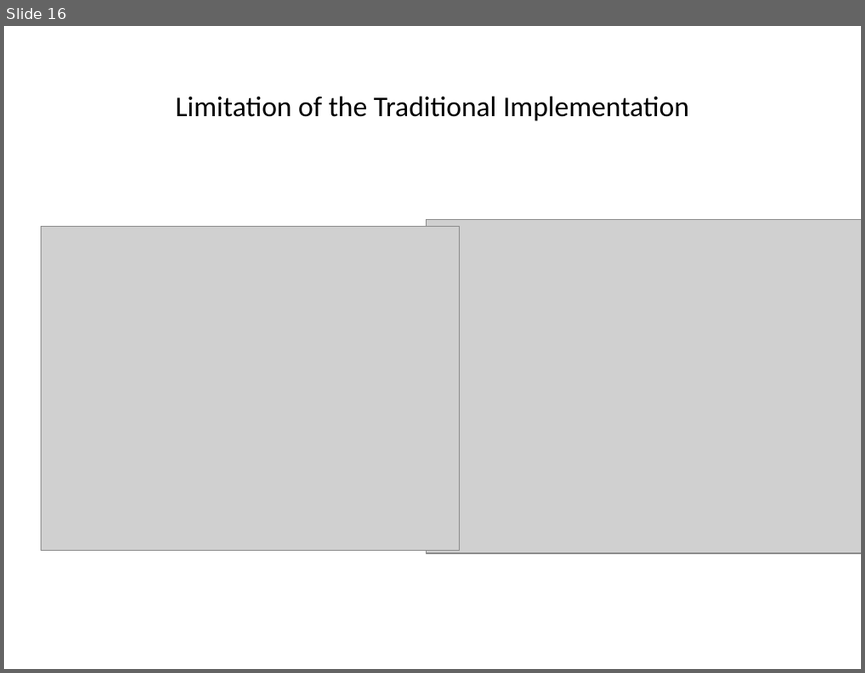
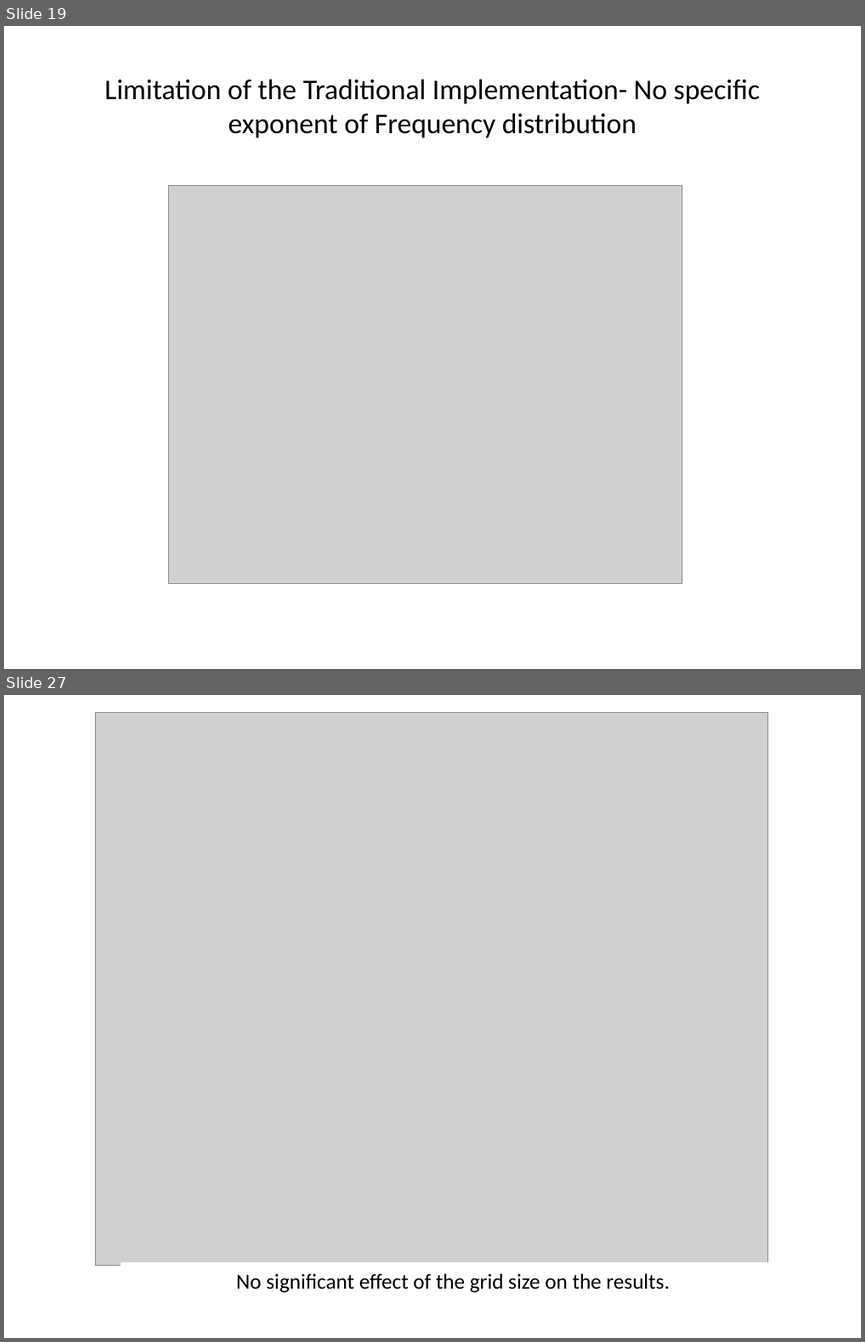
Before and after one commit to wildmic/Forest-Fire-SOC, a slide deck: presentation/SOC.pptx. Shown one above the other, each under a label of ours: slide 16 before the commit, slides 19 and 27 after it; the slides between them are not shown. The pictures are 865x673 and 865x1342 pixels, drawn with LibreOffice and Linux fonts; fonts in the diff are those of the drawing; grey boxes stand for pictures. Boxes give left, top, right and bottom in pixels: in the first picture for what was removed or moved away, otherwise in the second. Text is boxed around its words. In the diff, an @@ line names an element or a change of style, - is before the commit and + after.

```diff
--- a/presentation/SOC.pptx
+++ b/presentation/SOC.pptx
@@ slide 27 added at [4, 695, 861, 1338], background #FFFFFF @@
@@ picture added at [95, 713, 767, 1265] @@
@@ rectangle added at [122, 1264, 784, 1299], fill #FFFFFF, outline #FFFFFF 2 pt, 18 pt, text #000000 @@
+No significant effect of the grid size on the results.
@@ what was slide 16 is now slide 19 @@
@@ slide 19 changed as well @@
@@ title at [104, 79, 760, 138]: text changed @@
-Limitation of the Traditional Implementation
+Limitation of the Traditional Implementation- No specific exponent of Frequency distribution
@@ picture: place and size @@
-picture at [41, 226, 459, 550]
+picture at [169, 185, 681, 584]
@@ picture removed at [426, 219, 861, 553] @@
```
Also in this commit, not shown: 6 other slides changed, 11 other slides added, 3 slides removed, 6 other files.
